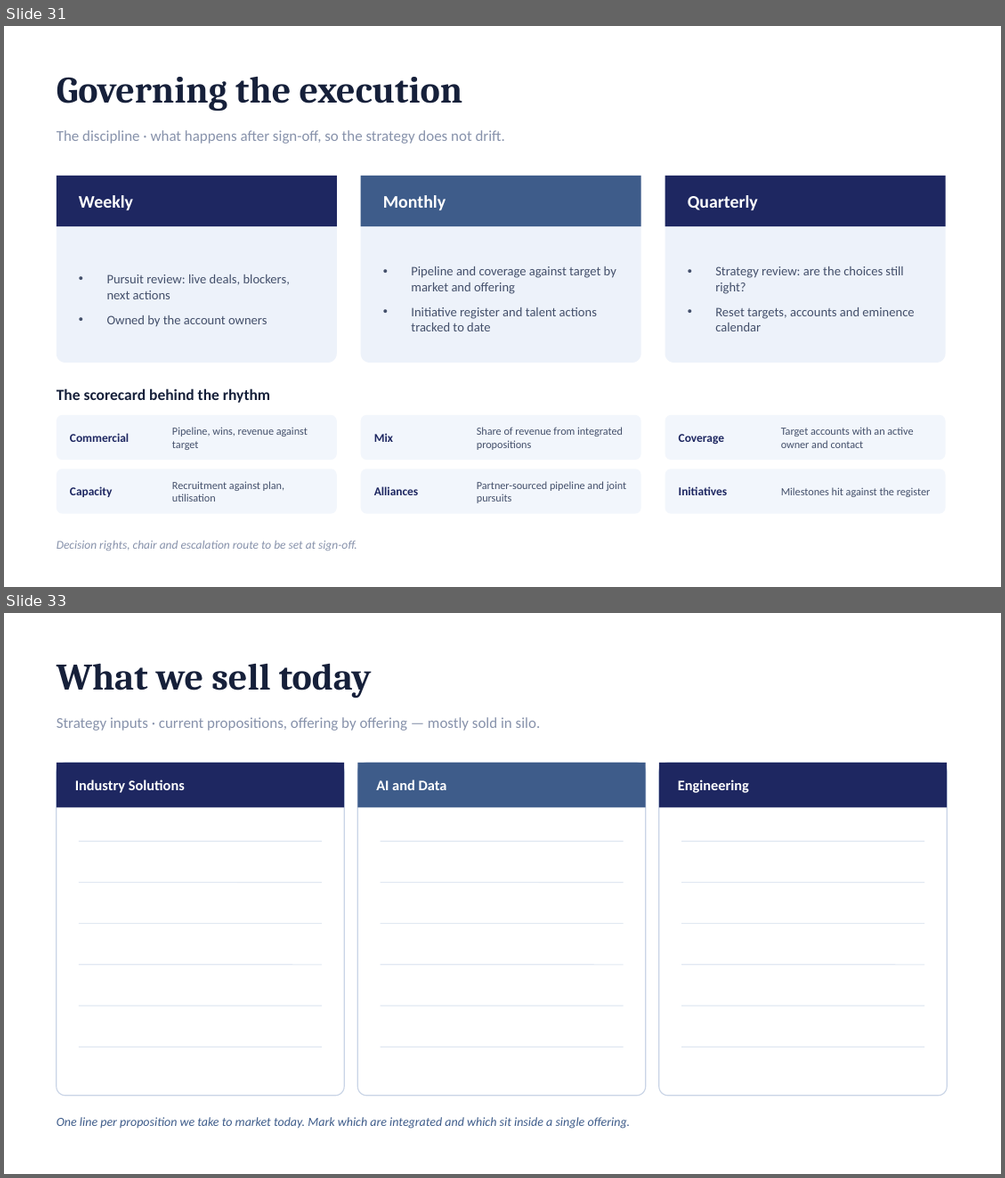
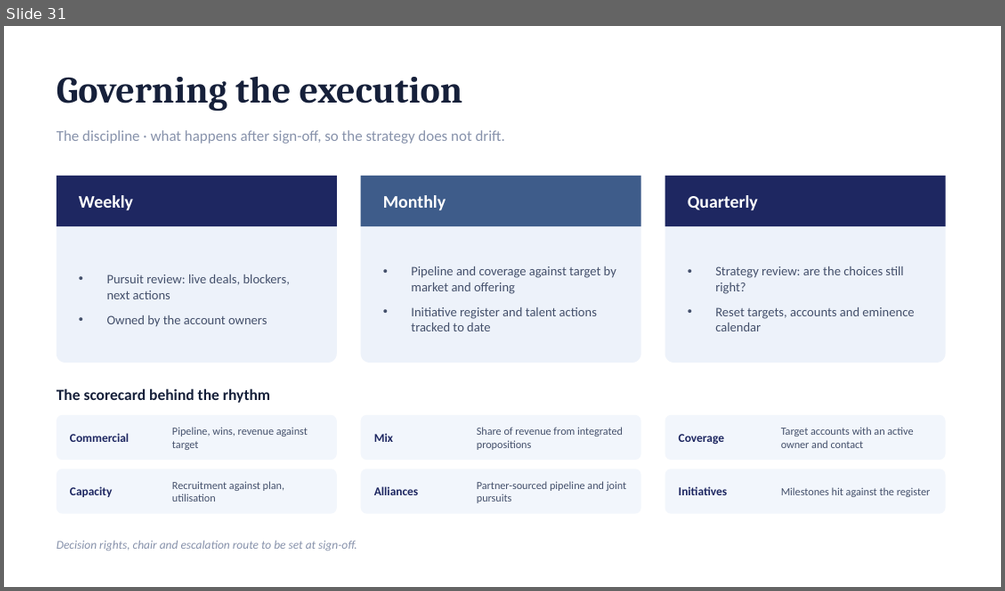
Before and after one commit to dhajjar-cyber/bae, a slide deck: FSI strategy/EAI&D-FSI-Strategy-Development-Plan.pptx. Shown one above the other, each under a label of ours: slides 31 and 33 before the commit, slide 31 after it; the slides between them are not shown. The pictures are 1005x1178 and 1005x591 pixels, drawn with LibreOffice and Linux fonts; fonts in the diff are those of the drawing. Boxes give left, top, right and bottom in pixels: in the first picture for what was removed or moved away, otherwise in the second. Text is boxed around its words. In the diff, an @@ line names an element or a change of style, - is before the commit and + after.

```diff
--- a/FSI strategy/EAI&D-FSI-Strategy-Development-Plan.pptx
+++ b/FSI strategy/EAI&D-FSI-Strategy-Development-Plan.pptx
@@ slide 33 removed at box(4, 613, 1001, 1174), background #FFFFFF @@
@@ text removed at box(57, 663, 372, 698) @@
-What we sell today
@@ text removed at box(57, 717, 541, 730) @@
-Strategy inputs · current propositions, offering by offering — mostly sold in silo.
@@ rounded rectangle removed at box(57, 763, 344, 1095) @@
@@ rectangle removed at box(57, 763, 344, 807) @@
@@ rounded rectangle removed at box(357, 763, 646, 1095) @@
@@ rectangle removed at box(357, 763, 646, 807) @@
@@ rounded rectangle removed at box(659, 763, 947, 1095) @@
@@ rectangle removed at box(659, 763, 947, 807) @@
@@ text removed at box(75, 779, 185, 793) @@
-Industry Solutions
@@ text removed at box(376, 779, 447, 790) @@
-AI and Data
@@ text removed at box(678, 779, 749, 793) @@
-Engineering
@@ line removed from (79, 841) to (322, 841) @@
@@ line removed from (380, 841) to (623, 841) @@
@@ line removed from (681, 841) to (924, 841) @@
@@ line removed from (79, 882) to (322, 882) @@
@@ line removed from (380, 882) to (623, 882) @@
@@ line removed from (681, 882) to (924, 882) @@
@@ line removed from (79, 924) to (322, 924) @@
@@ line removed from (380, 924) to (623, 924) @@
@@ line removed from (681, 924) to (924, 924) @@
@@ line removed from (79, 965) to (322, 965) @@
@@ line removed from (380, 965) to (623, 965) @@
@@ line removed from (681, 965) to (924, 965) @@
@@ line removed from (79, 1005) to (322, 1005) @@
@@ line removed from (380, 1005) to (623, 1005) @@
@@ line removed from (681, 1005) to (924, 1005) @@
@@ line removed from (79, 1046) to (322, 1046) @@
@@ line removed from (380, 1046) to (623, 1046) @@
@@ line removed from (681, 1046) to (924, 1046) @@
@@ text removed at box(57, 1117, 631, 1128) @@
-One line per proposition we take to market today. Mark which are integrated and which sit inside a single offering.
```
Also in this commit, not shown: 2 slides changed, 3 slides added, 2 other files.
